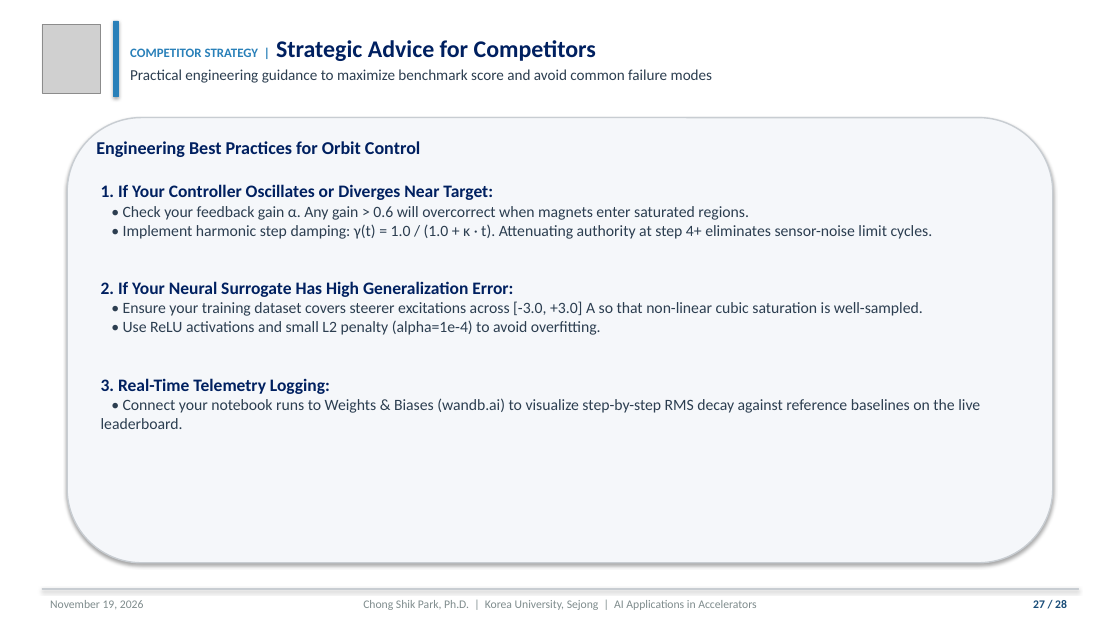
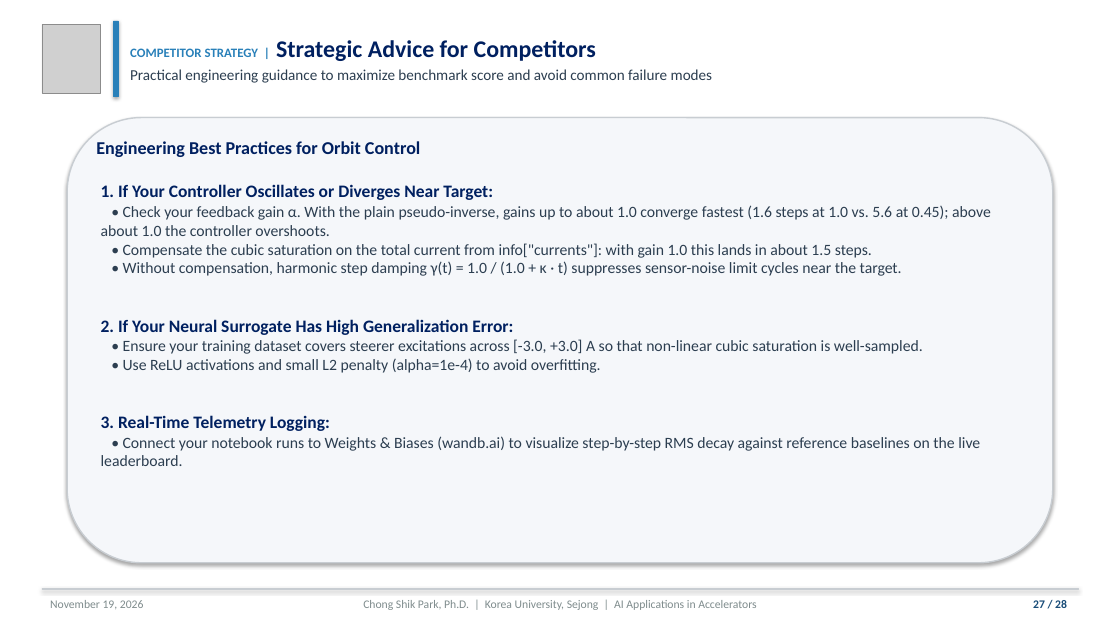
Before and after one commit to cspark7701/ai4acc-mini-hackathon, a slide deck: slide 27 of presentations/Lecture_1_AI_ML_Foundations_and_Control.pptx. Drawn at 1120x630 pixels with LibreOffice and Linux fonts; fonts in the diff are those of the drawing; grey boxes stand for pictures. Boxes give left, top, right and bottom in pixels: in the first picture for what was removed or moved away, otherwise in the second. Text is boxed around its words. In the diff, an @@ line names an element or a change of style, - is before the commit and + after.

```diff
--- a/presentations/Lecture_1_AI_ML_Foundations_and_Control.pptx
+++ b/presentations/Lecture_1_AI_ML_Foundations_and_Control.pptx
@@ text at [101,184,991,276]: text changed @@
-1. If Your Controller Oscillates or Diverges Near Target:
-• Check your feedback gain α. Any gain > 0.6 will overcorrect when magnets enter saturated regions.
-• Implement harmonic step damping: γ(t) = 1.0 / (1.0 + κ · t). Attenuating authority at step 4+ eliminates sensor-noise limit cycles.
+1. If Your Controller Oscillates or Diverges Near Target:
+• Check your feedback gain α. With the plain pseudo-inverse, gains up to about 1.0 converge fastest (1.6 steps at 1.0 vs. 5.6 at 0.45); above about 1.0 the controller overshoots.
+• Compensate the cubic saturation on the total current from info["currents"]: with gain 1.0 this lands in about 1.5 steps.
+• Without compensation, harmonic step damping γ(t) = 1.0 / (1.0 + κ · t) suppresses sensor-noise limit cycles near the target.
```
Also in this commit, not shown: 9 other files.
